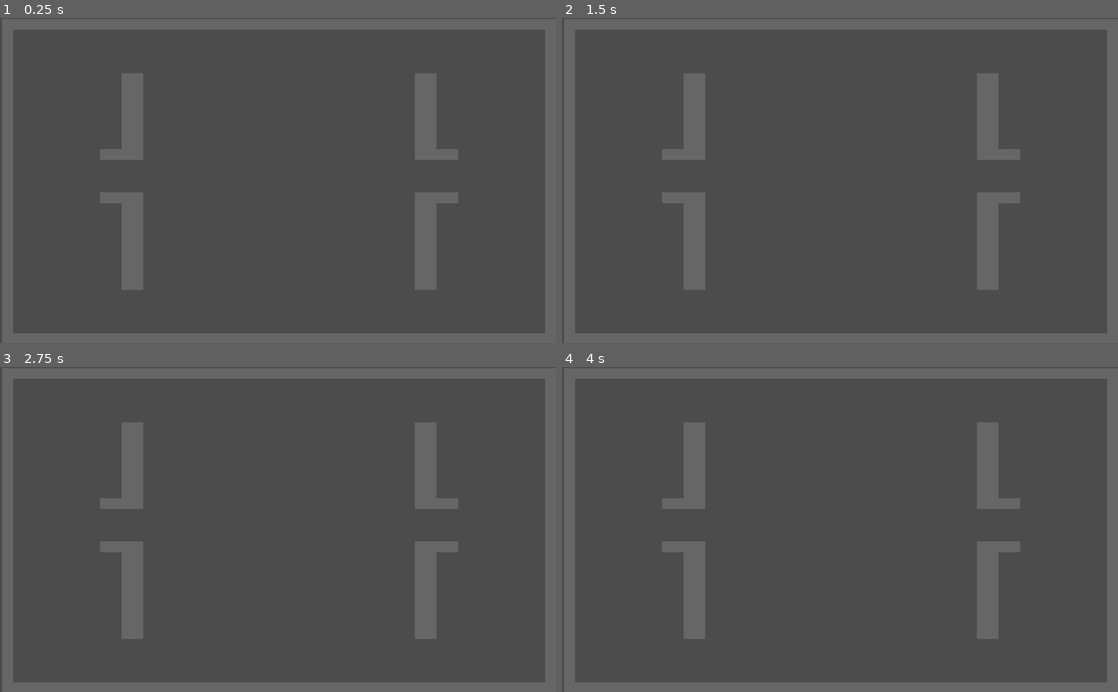
Above: before the commit, frames 1-4 (two rows, left to right).
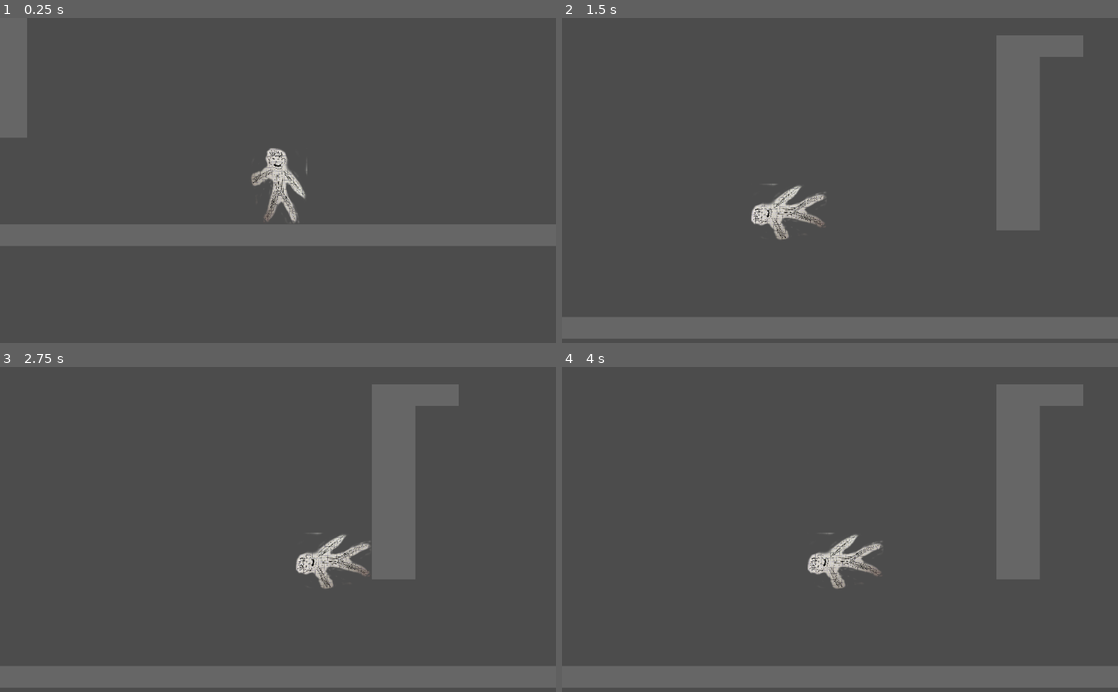
Above: after the commit, the same moments.

Repository: glitchcore/pick-the-lock
Game: Godot game, scene res://Scenes/LockTest.tscn
Two runs of this game, one before a commit and one after it. Both use one fixed random seed, a clock stepped at 60 frames per second and the inputs below. The project has no main scene, so this scene is started directly.
Inputs:
- Up to frame 1 (0.25 s): no input
- Up to frame 2 (1.5 s): tap Enter at 0.5 s; hold Right (ui_right) from 0.53 s (still down); tap Space (jump) at 0.6, 0.77, 1.07, 1.35 s
- Up to frame 3 (2.75 s): tap Space (jump) at 1.52, 1.82, 2.1 s; release Right (ui_right) at 2.03 s; hold Left (ui_left) from 2.03 s (still down)
- Up to frame 4 (4 s): release Left (ui_left) at 2.78 s; hold Right (ui_right) from 2.78 s (still down); tap Space (jump) at 2.85, 3.02, 3.32, 3.6, 3.77 s

The runs differ from the first frame. In frame 1, 21% of the frame differs, in the area x 0-100%, y 0-100%; in frame 2, 23%; in frame 3, 23%; in frame 4, 23%.

Commit message:
improve player rotating

Diff:
--- a/Actors/Player.gd
+++ b/Actors/Player.gd
@@ -21,16 +21,20 @@
 		- Input.get_action_strength("ui_up"))
 
 	if (Time.get_ticks_msec() - last_rotate_t) > ROTATE_COOLDOWN:
-		last_rotate_t = Time.get_ticks_msec()
+		if Input.is_action_just_pressed("jump"):
+			last_rotate_t = Time.get_ticks_msec()
 
-		# check we are on the wall
-		if is_on_wall():
-			gravity_mask = gravity_mask.rotated(-PI/2)
-			rotate(-PI/2)
+			# check we are on the wall
+			# gravity_mask.rotated(PI/2)
 
-		if is_on_ceiling():
-			gravity_mask = gravity_mask.rotated(PI)
-			rotate(PI)
+
+			if is_on_wall() and not is_on_floor():
+				gravity_mask = gravity_mask.rotated(-PI/2)
+				rotate(-PI/2)
+
+			if is_on_ceiling():
+				gravity_mask = gravity_mask.rotated(PI)
+				rotate(PI)
 
 	if abs(gravity_mask.x) > abs(gravity_mask.y):
 		ui_mask = Vector2(0, 1)
--- a/Scenes/LockTest.tscn
+++ b/Scenes/LockTest.tscn
@@ -1,6 +1,7 @@
-[gd_scene load_steps=4 format=2]
+[gd_scene load_steps=5 format=2]
 
 [ext_resource path="res://assets/metal.png" type="Texture" id=1]
+[ext_resource path="res://Actors/Player.tscn" type="PackedScene" id=2]
 
 [sub_resource type="ConvexPolygonShape2D" id=1]
 points = PoolVector2Array( 0, 0, 20, 0, 20, 20, 0, 20 )
@@ -32,7 +33,11 @@
 
 [node name="TileMap" type="TileMap" parent="."]
 position = Vector2( 4, 2 )
+scale = Vector2( 2, 2 )
 tile_set = SubResource( 2 )
 cell_size = Vector2( 20, 20 )
 format = 1
 tile_data = PoolIntArray( 0, 0, 0, 1, 0, 0, 2, 0, 0, 3, 0, 0, 4, 0, 0, 5, 0, 0, 6, 0, 0, 7, 0, 0, 8, 0, 0, 9, 0, 0, 10, …(3084 unchanged characters)…
+
+[node name="Player" parent="." instance=ExtResource( 2 )]
+position = Vector2( 986, 1081 )
